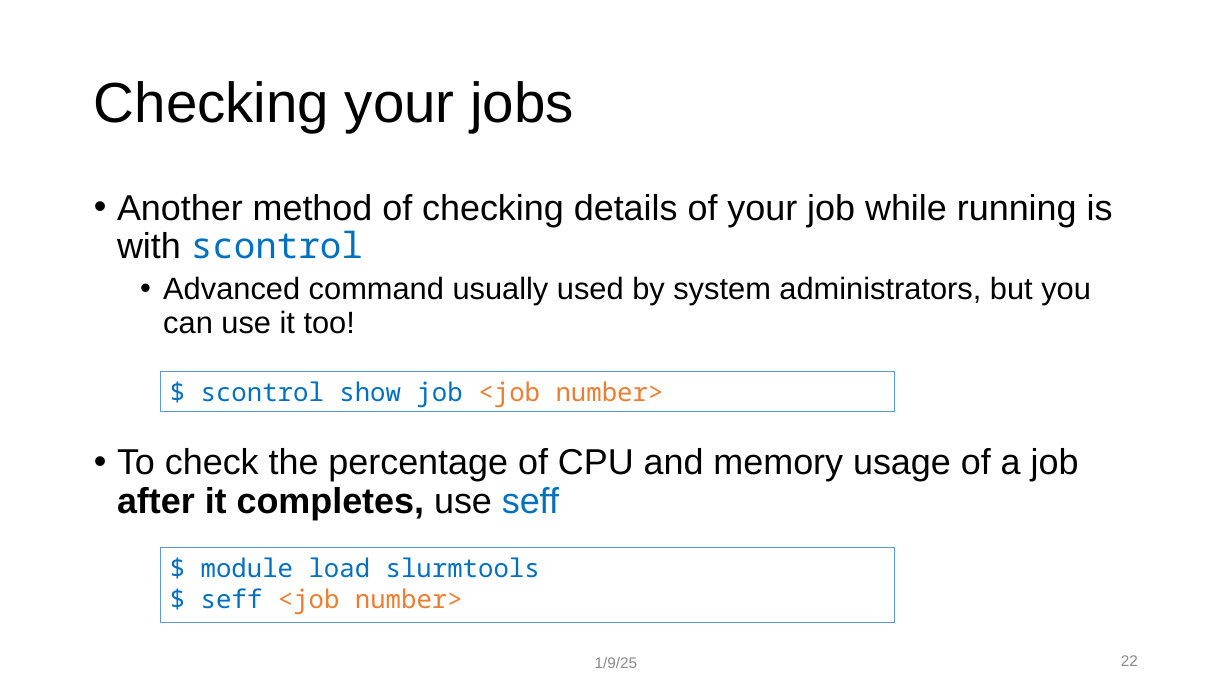
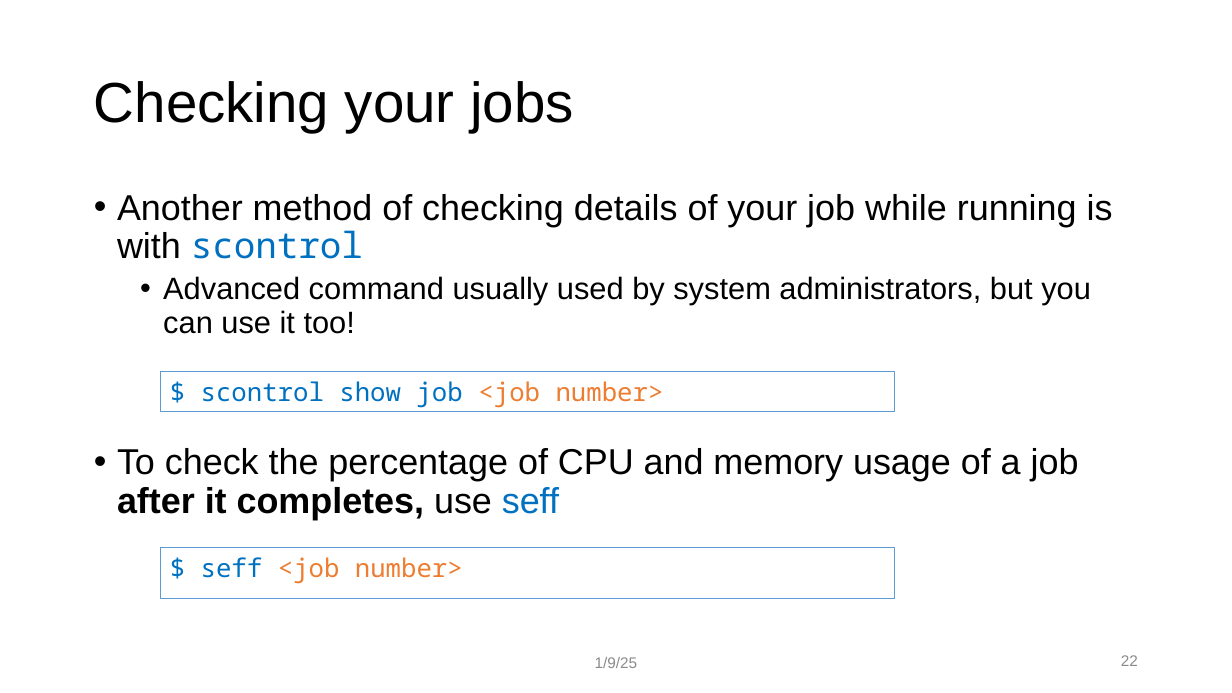
Before and after one commit to ResearchComputing/hpc_fundamentals_micro_credential, a slide deck: slide 22 of scheduling_jobs/scheduling_jobs.pptx. Drawn at 1232x693 pixels with LibreOffice and Linux fonts; fonts in the diff are those of the drawing; background and template pictures are left out. Boxes give left, top, right and bottom in pixels: in the first picture for what was removed or moved away, otherwise in the second. Text is boxed around its words. In the diff, an @@ line names an element or a change of style, - is before the commit and + after.

```diff
--- a/scheduling_jobs/scheduling_jobs.pptx
+++ b/scheduling_jobs/scheduling_jobs.pptx
@@ rectangle "$ seff <job number>": place and size @@
-rectangle "$ seff <job number>" at (161, 547, 895, 622)
+rectangle "$ seff <job number>" at (161, 547, 895, 599)
@@ text in rectangle at (201, 557, 540, 578): paragraph removed @@
-$ module load slurmtools
```
Also in this commit, not shown: 1 other file.
